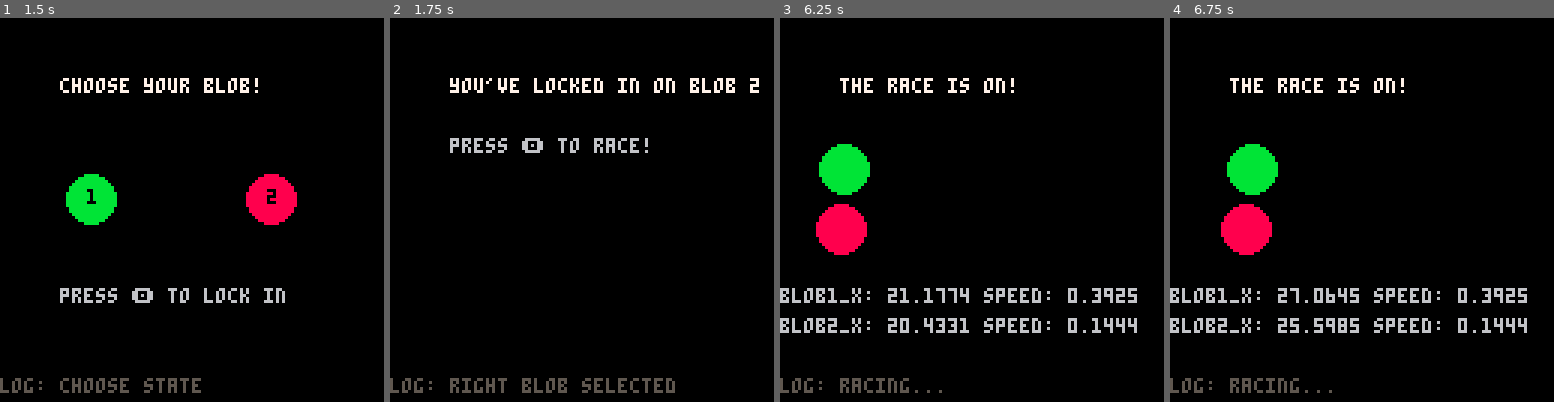
Above: before the commit, frames 1-4 (left to right).
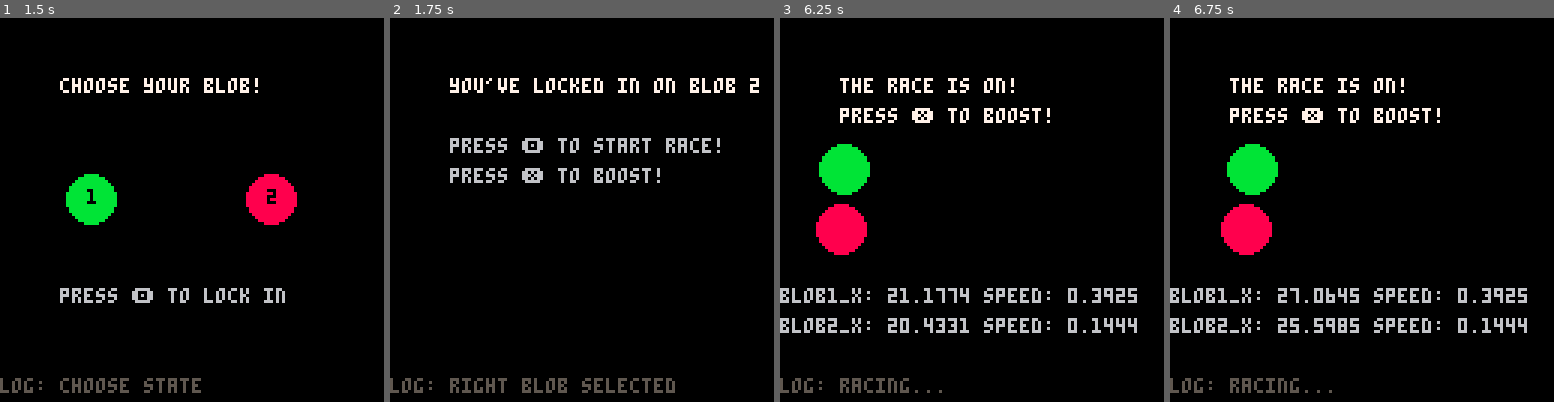
Above: after the commit, the same moments.

Repository: geopet/formula-blob
Game: PICO-8 cartridge blob_race.p8
Two runs of this game, one before a commit and one after it. Both use one fixed random seed, a clock stepped at 60 frames per second and the inputs below.
Inputs:
- Up to frame 1 (1.5 s): tap X (X key) at 0.33, 1.07 s; tap O (Z key) at 0.7 s
- Up to frame 2 (1.75 s): hold Right from 1.6 s (still down); tap O (Z key) at 1.7 s
- Up to frame 3 (6.25 s): tap X (X key) every 1.12 s from 1.85 to 5.2 s; release Right at 2.1 s; tap O (Z key) every 0.4 s from 2.1 to 6.1 s; hold Right 2.47-3.03 s; hold Left 3.08-3.58 s; hold Right 4.02-4.68 s; hold Left 5.08-5.68 s; hold Right from 6.08 s (still down)
- Up to frame 4 (6.75 s): tap X (X key) at 6.32 s; tap O (Z key) at 6.5 s; release Right at 6.58 s; hold Right from 6.63 s (still down)

Frame 1 is identical in both runs. In frame 2, 1.3% of the frame differs, in the area x 15-86%, y 31-43%; in frame 3, 0.9%; in frame 4, 0.9%.

Commit message:
feat(boost): add sfx and messaging
Adding the overheat sfx to the boost, and messaging about overheat to
the game.

Diff:
--- a/blob_race.p8
+++ b/blob_race.p8
@@ -122,6 +122,7 @@
                 overheat_timer = 0
                 player_boost_active = false
                 player_boost_meter = 0
+                sfx(2)
 
                 log_msg = "boost meter depleted!"
             end
@@ -192,7 +193,8 @@
         print("press 🅾️ to lock in", 20, 90, 6)
     elseif (state == "locked_in") then
         print("you've locked in on blob " .. selected_blob, 20, 20, 7)
-        print("press 🅾️ to race!", 20, 40, 6)
+        print("press 🅾️ to start race!", 20, 40, 6)
+        print("press ❎ to boost!", 20, 50, 6)
 
         print_log_msg(log_msg)
     elseif (state == "countdown") then
@@ -219,6 +221,13 @@
     elseif (state == "racing") then
         print("the race is on!", 20, 20, 7)
 
+
+        if (player_overheat) then
+            print("boost overheat!", 20, 30, 8)
+        else
+            print("press ❎ to boost!", 20, 30, 7)
+        end
+
         circfill(blob1_x, blob1_y, 8, 11)
         circfill(blob2_x, blob2_y, 8, 8)
 
